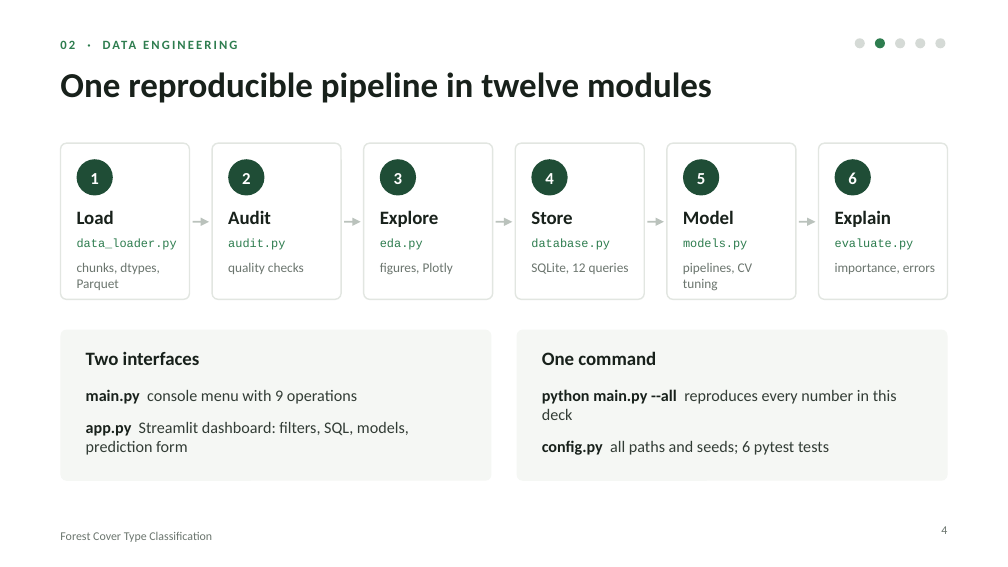
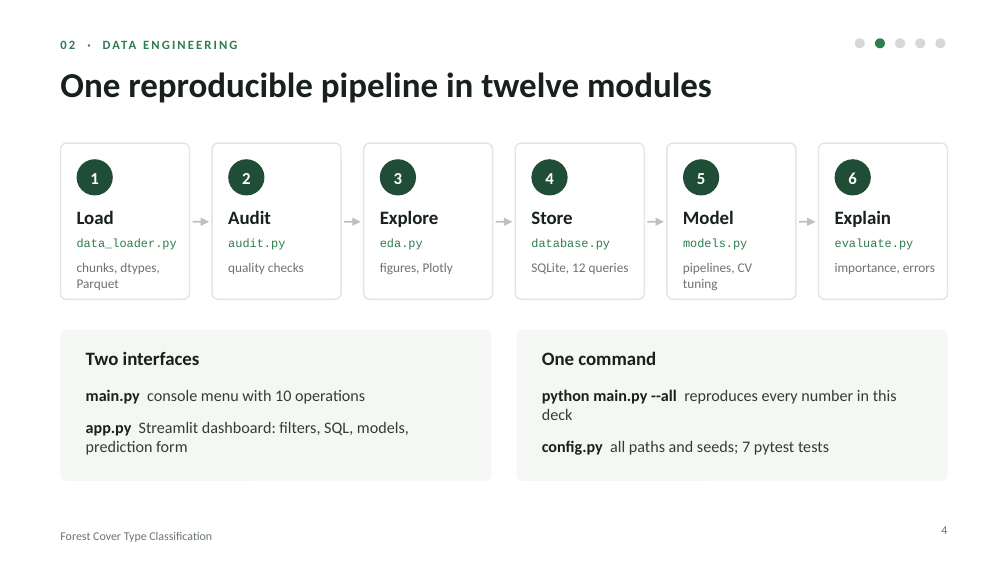
Before and after one commit to mara-werils/forest-cover-classification, a slide deck: slide 4 of docs/Presentation_Forest_Cover_Classification.pptx. Drawn at 1008x567 pixels with LibreOffice and Linux fonts; fonts in the diff are those of the drawing. Boxes give left, top, right and bottom in pixels: in the first picture for what was removed or moved away, otherwise in the second. Text is boxed around its words. In the diff, an @@ line names an element or a change of style, - is before the commit and + after.

Commit message:
Add robustness checks, versioned Parquet, pinned requirements, team names
- src/robustness.py: ROC-AUC / PR-AUC for every model and leave-one-wilderness-
  area-out validation (with and without the area feature); menu option 10
- evaluate.score now also reports ROC-AUC and PR-AUC
- commit data/processed/covtype.parquet (7 MB) so the app works after cloning
- pin exact library versions in requirements.txt
- report: section 8.1 group validation, Table 9 threshold-free metrics,
  section 10 extensions; deck: group-validation and extensions slides
- fill in team members' names and groups

```diff
--- a/docs/Presentation_Forest_Cover_Classification.pptx
+++ b/docs/Presentation_Forest_Cover_Classification.pptx
@@ text at [86, 389, 365, 404]: text changed @@
-main.py console menu with 9 operations
+main.py console menu with 10 operations
@@ text at [542, 440, 829, 455]: text changed @@
-config.py all paths and seeds; 6 pytest tests
+config.py all paths and seeds; 7 pytest tests
```
Also in this commit, not shown: 6 other slides changed, 2 slides added, 20 other files.
